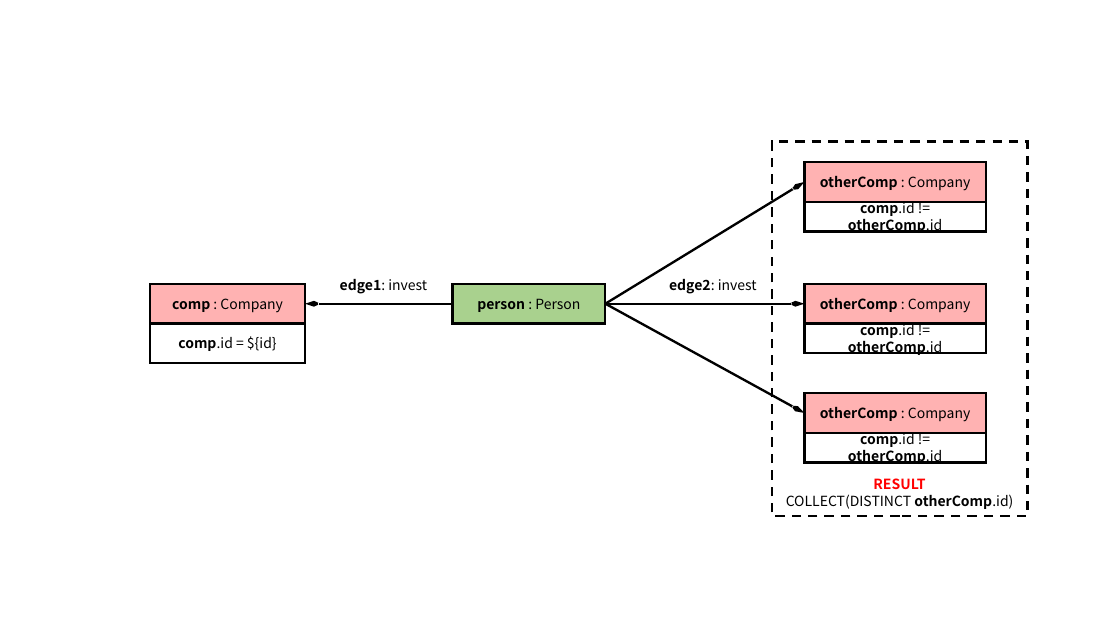
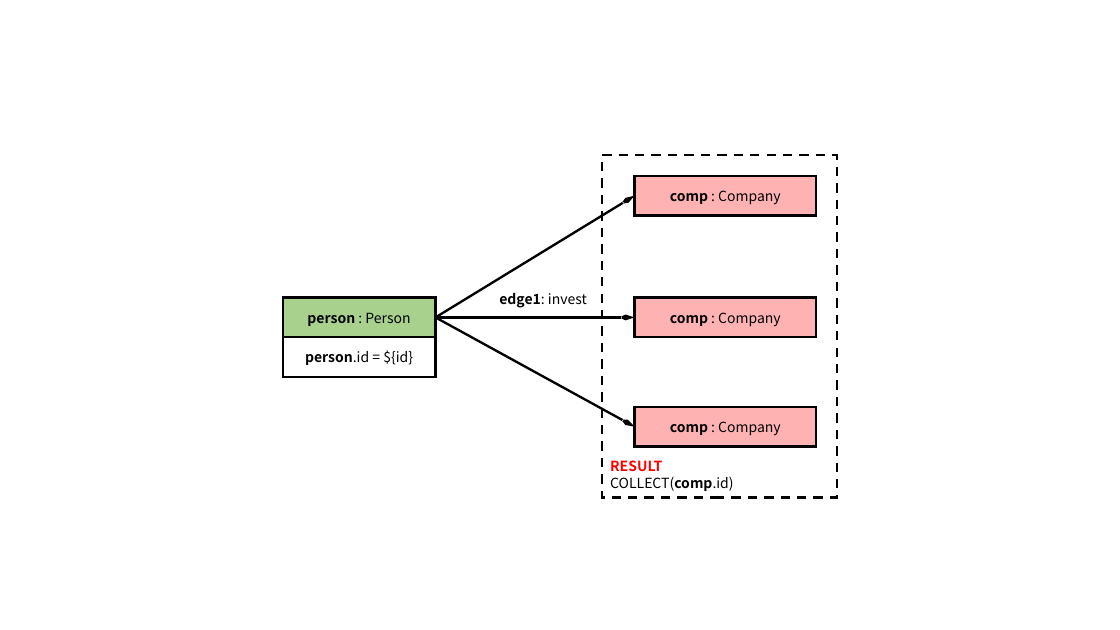
Before and after one commit to ldbc/ldbc_finbench_docs, a slide deck: slide 7 of patterns/transaction-simple-read.pptx (slide 6 before the commit). Drawn at 1120x630 pixels with LibreOffice and Linux fonts; fonts in the diff are those of the drawing. Boxes give left, top, right and bottom in pixels: in the first picture for what was removed or moved away, otherwise in the second. Text is boxed around its words. In the diff, an @@ line names an element or a change of style, - is before the commit and + after.

```diff
--- a/patterns/transaction-simple-read.pptx
+++ b/patterns/transaction-simple-read.pptx
@@ rectangle "RESULT": place and size @@
-rectangle "RESULT" at (772,141,1028,516)
+rectangle "RESULT" at (602,155,838,498)
@@ text in rectangle at (670,190,781,205): text changed; bold off @@
-otherComp : Company
+comp : Company
@@ text "edge1: invest": place and size @@
-text "edge1: invest" at (340,279,427,294)
+text "edge1: invest" at (499,293,587,308)
@@ text in rectangle at (670,312,781,327): text changed; bold off @@
-otherComp : Company
+comp : Company
@@ rectangle "person.id = ${id}": place and size @@
-rectangle "person.id = ${id}" at (150,323,305,363)
+rectangle "person.id = ${id}" at (283,337,436,376)
@@ text in rectangle at (305,350,413,365): text changed @@
-comp.id = ${id}
+person.id = ${id}
@@ 4 rectangles, 3 arrows: place and size @@
-4 rectangles, 3 arrows at (453,162,986,433)
+4 rectangles, 3 arrows at (283,176,816,446)
@@ text in rectangle at (670,421,781,436): text changed; bold off @@
-otherComp : Company
+comp : Company
@@ group removed at (150,202,986,463): 4 rectangles, 1 arrow, 1 text @@
-comp : Company
-comp.id != otherComp.id
-edge2: invest
-comp.id != otherComp.id
-comp.id != otherComp.id
@@ text in rectangle at (610,477,733,491): text changed @@
-COLLECT(DISTINCT otherComp.id)
+COLLECT(comp.id)
@@ text in rectangle at (610,460,662,471): alignment centre to left @@
```
Also in this commit, not shown: 5 other slides changed, 1 slide added, 35 other files.
